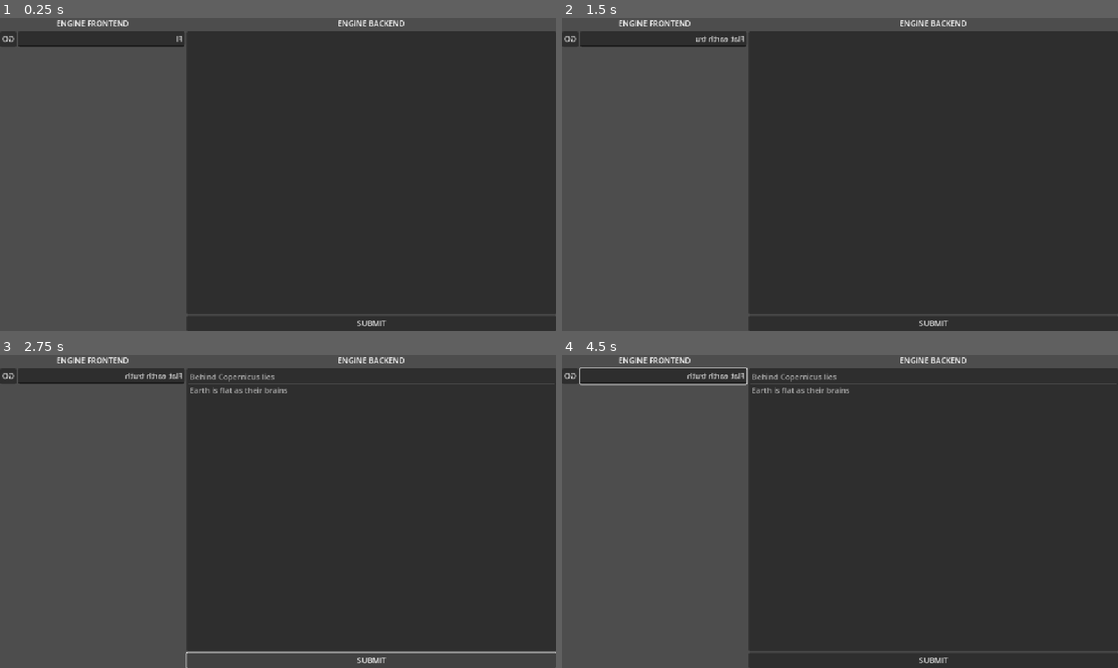
Above: before the commit, frames 1-4 (two rows, left to right).
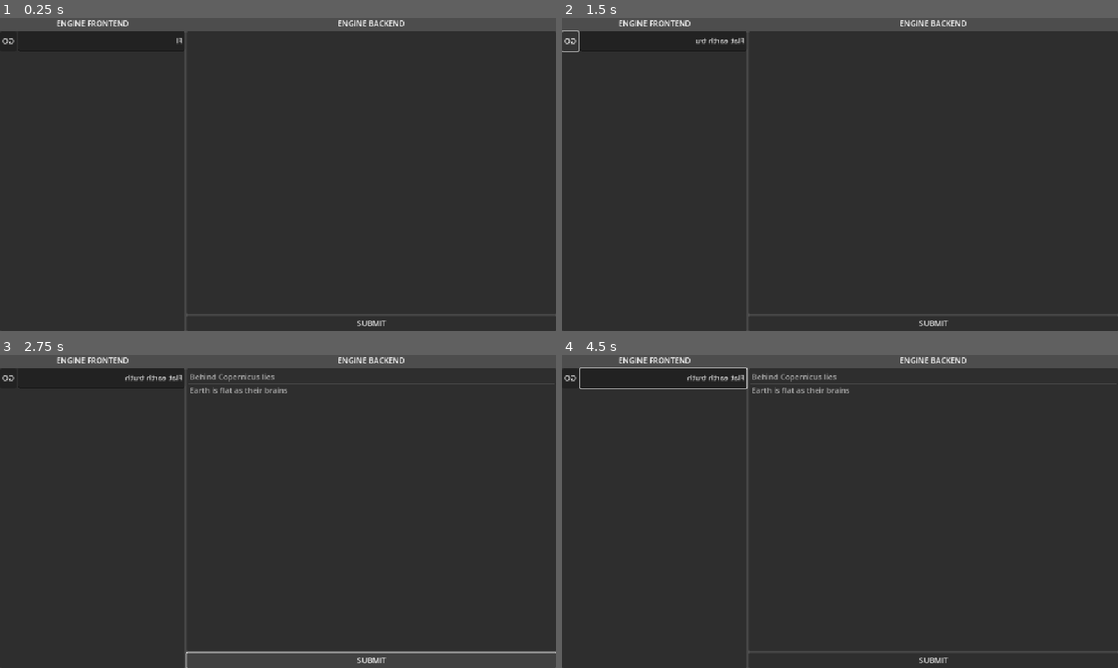
Above: after the commit, the same moments.

Repository: FeniXb3/bubble-engine
Game: Godot game, scene res://scenes/main.tscn
The game is run twice, just before and just after one commit, with the same random seed, the same clock (stepped at 60 frames per second) and the same inputs.
Inputs (mouse positions are in pixels of both pictures, inside the frame that each line leads up to):
- Up to frame 1 (0.25 s): no input
- Up to frame 2 (1.5 s): click "GO" at 0.5 s; click "GO" at 1.25 s
- Up to frame 3 (2.75 s): click "SUBMIT" at 2 s
- Up to frame 4 (4.5 s): tap Enter at 2.75, 4.25 s; move the mouse to (962, 495) at 2.77 s; hold Up (ui_up) 2.78-3.5 s; tap O at 2.85 s; click (962, 495) at 2.92 s; tap Space at 3.5 s; drag from (728, 527) to (812, 574) at 3.52 s; move the mouse to (895, 442) at 4.27 s; hold Up (ui_up) from 4.28 s (still down); tap Shift at 4.35 s

The runs differ from the first frame. In frame 1, 30% of the frame differs, in the area x 0-34%, y 4-100%; in frame 2, 30%; in frame 3, 30%; in frame 4, 30%.

Commit message:
Add human interface

Diff:
--- a/control_flipper.gd
+++ b/control_flipper.gd
@@ -1,6 +1,6 @@
 @tool
 class_name ControlFlipper
-extends Control
+extends Node
 
 @export var to_flip: Control
 @export var container: Control
@@ -18,7 +18,7 @@
 		return
 
 	container.custom_minimum_size.y = abs(to_flip.get_rect().size.y)
-	to_flip.pivot_offset = to_flip.get_rect().size / 2
+	to_flip.pivot_offset = abs(to_flip.get_rect().size / 2)
 	to_flip.scale.x = -1 if flip else 1
 
 
--- /dev/null
+++ b/scenes/human_interface.tscn
@@ -0,0 +1,39 @@
+[gd_scene load_steps=3 format=3 uid="uid://kogfwa2w7dnr"]
+
+[ext_resource type="PackedScene" uid="uid://cbutk778cqf52" path="res://scenes/search_bar.tscn" id="1_f6fq2"]
+[ext_resource type="Script" uid="uid://cssv6kle72cvy" path="res://control_flipper.gd" id="2_stup5"]
+
+[node name="HumanInterface" type="Control"]
+custom_minimum_size = Vector2(0, 648)
+layout_mode = 3
+anchors_preset = 15
+anchor_right = 1.0
+anchor_bottom = 1.0
+grow_horizontal = 2
+grow_vertical = 2
+
+[node name="Panel" type="PanelContainer" parent="."]
+layout_mode = 1
+anchors_preset = 15
+anchor_right = 1.0
+anchor_bottom = 1.0
+grow_horizontal = 2
+grow_vertical = 2
+scale = Vector2(-1, 1)
+pivot_offset = Vector2(576, 324)
+
+[node name="MarginContainer" type="MarginContainer" parent="Panel"]
+layout_mode = 2
+
+[node name="VBoxContainer" type="VBoxContainer" parent="Panel/MarginContainer"]
+layout_mode = 2
+
+[node name="SearchBar" parent="Panel/MarginContainer/VBoxContainer" instance=ExtResource("1_f6fq2")]
+custom_minimum_size = Vector2(0, 41)
+layout_mode = 2
+
+[node name="ControlFlipper" type="Node" parent="." node_paths=PackedStringArray("to_flip", "container")]
+script = ExtResource("2_stup5")
+to_flip = NodePath("../Panel")
+container = NodePath("..")
+metadata/_custom_type_script = ExtResource("2_stup5")
--- a/scenes/main.tscn
+++ b/scenes/main.tscn
@@ -1,10 +1,10 @@
 [gd_scene load_steps=4 format=3 uid="uid://dvwpk5124o4es"]
 
 [ext_resource type="Script" uid="uid://bd400a1w377bh" path="res://scripts/main.gd" id="1_0wfyh"]
-[ext_resource type="PackedScene" uid="uid://cbutk778cqf52" path="res://scenes/search_bar.tscn" id="1_o5qli"]
 [ext_resource type="Resource" uid="uid://seg4sdlnbehf" path="res://resources/sample_data.tres" id="2_sugp2"]
+[ext_resource type="PackedScene" uid="uid://kogfwa2w7dnr" path="res://scenes/human_interface.tscn" id="4_jyhfs"]
 
-[node name="Main" type="Control" node_paths=PackedStringArray("available_results", "search_bar")]
+[node name="Main" type="Control" node_paths=PackedStringArray("available_results")]
 layout_mode = 3
 anchors_preset = 15
 anchor_right = 1.0
@@ -14,7 +14,6 @@
 script = ExtResource("1_0wfyh")
 data = ExtResource("2_sugp2")
 available_results = NodePath("MainMarginContainer/HBoxContainer/BackendContainer/AvailableResults")
-search_bar = NodePath("MainMarginContainer/HBoxContainer/FrontendContainer/SearchBar")
 
 [node name="MainMarginContainer" type="MarginContainer" parent="."]
 layout_mode = 1
@@ -37,9 +36,10 @@
 text = "ENGINE FRONTEND"
 horizontal_alignment = 1
 
-[node name="SearchBar" parent="MainMarginContainer/HBoxContainer/FrontendContainer" instance=ExtResource("1_o5qli")]
-custom_minimum_size = Vector2(0, 31)
+[node name="HumanInterface" parent="MainMarginContainer/HBoxContainer/FrontendContainer" instance=ExtResource("4_jyhfs")]
+custom_minimum_size = Vector2(0, 615)
 layout_mode = 2
+size_flags_vertical = 3
 
 [node name="BackendContainer" type="VBoxContainer" parent="MainMarginContainer/HBoxContainer"]
 layout_mode = 2
--- a/scenes/search_bar.tscn
+++ b/scenes/search_bar.tscn
@@ -6,16 +6,18 @@
 [node name="SearchBar" type="Control" node_paths=PackedStringArray("query_field", "input_timer")]
 custom_minimum_size = Vector2(0, 31)
 layout_mode = 3
-anchors_preset = 14
-anchor_top = 0.5
+anchor_top = 0.47608
 anchor_right = 1.0
-anchor_bottom = 0.5
+anchor_bottom = 0.52392
+offset_top = 15.5
+offset_bottom = -15.5
 grow_horizontal = 2
 grow_vertical = 2
 size_flags_horizontal = 3
 script = ExtResource("1_nw6hu")
 query_field = NodePath("HBox/LineEdit")
 input_timer = NodePath("Timer")
+metadata/_edit_use_anchors_ = true
 
 [node name="HBox" type="HBoxContainer" parent="."]
 layout_mode = 1
@@ -24,8 +26,7 @@
 anchor_bottom = 1.0
 grow_horizontal = 2
 grow_vertical = 2
-scale = Vector2(-1, 1)
-pivot_offset = Vector2(576, -15.5)
+pivot_offset = Vector2(576, 15.5)
 size_flags_horizontal = 4
 size_flags_vertical = 4
 alignment = 1
@@ -44,13 +45,11 @@
 [node name="Timer" type="Timer" parent="."]
 wait_time = 0.1
 
-[node name="ControlFlipper" type="Control" parent="." node_paths=PackedStringArray("to_flip", "container")]
-anchors_preset = 0
-offset_right = 40.0
-offset_bottom = 40.0
+[node name="ControlFlipper" type="Node" parent="." node_paths=PackedStringArray("to_flip", "container")]
 script = ExtResource("2_pbamf")
 to_flip = NodePath("../HBox")
 container = NodePath("..")
+flip = false
 metadata/_custom_type_script = ExtResource("2_pbamf")
 
 [connection signal="timeout" from="Timer" to="." method="_on_timer_timeout"]
--- a/scripts/main.gd
+++ b/scripts/main.gd
@@ -29,4 +29,4 @@
 	current_human = data.humans.pick_random()
 	current_query = current_human.queries.pick_random()
 
-	search_bar.show_query(current_query)
+	SignalBus.query_picked.emit(current_query)
--- a/scripts/search_bar.gd
+++ b/scripts/search_bar.gd
@@ -10,6 +10,10 @@
 @export var current_query: Query
 
 var text_length: int = 0
+
+func _ready() -> void:
+	SignalBus.query_picked.connect(show_query)
+
 #
 #func _process(_delta: float) -> void:
 	#custom_minimum_size.y = abs(container.get_rect().size.y)
--- a/scripts/signal_bus.gd
+++ b/scripts/signal_bus.gd
@@ -1,3 +1,4 @@
 extends Node
 
+signal query_picked(query: Query)
 signal query_submitted
